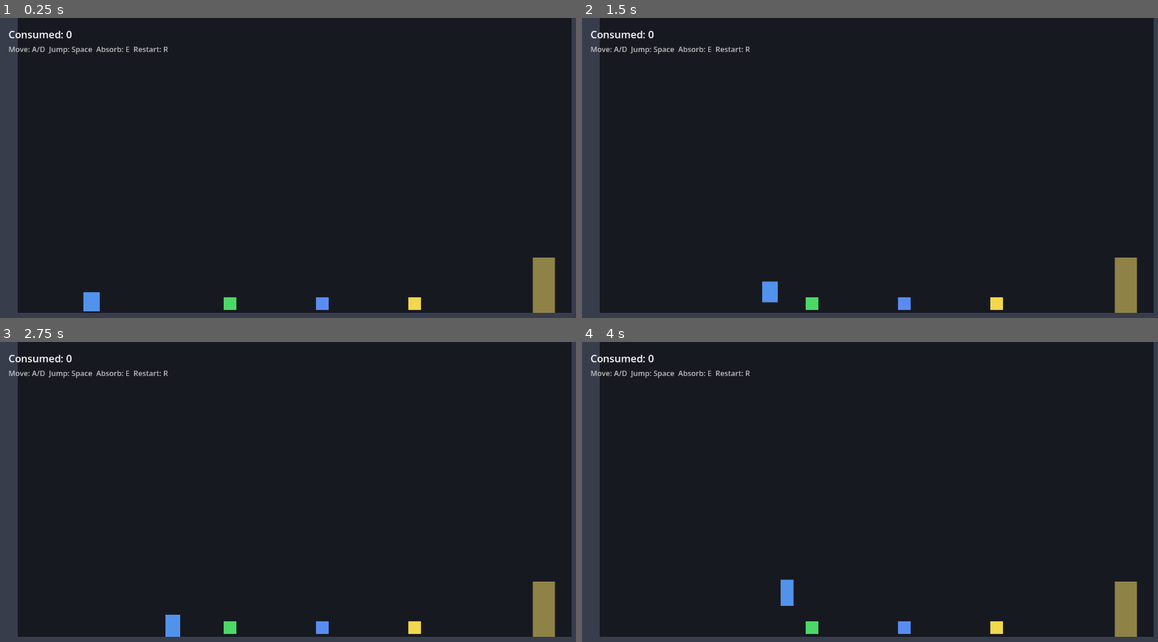
Above: before the commit, frames 1-4 (two rows, left to right).
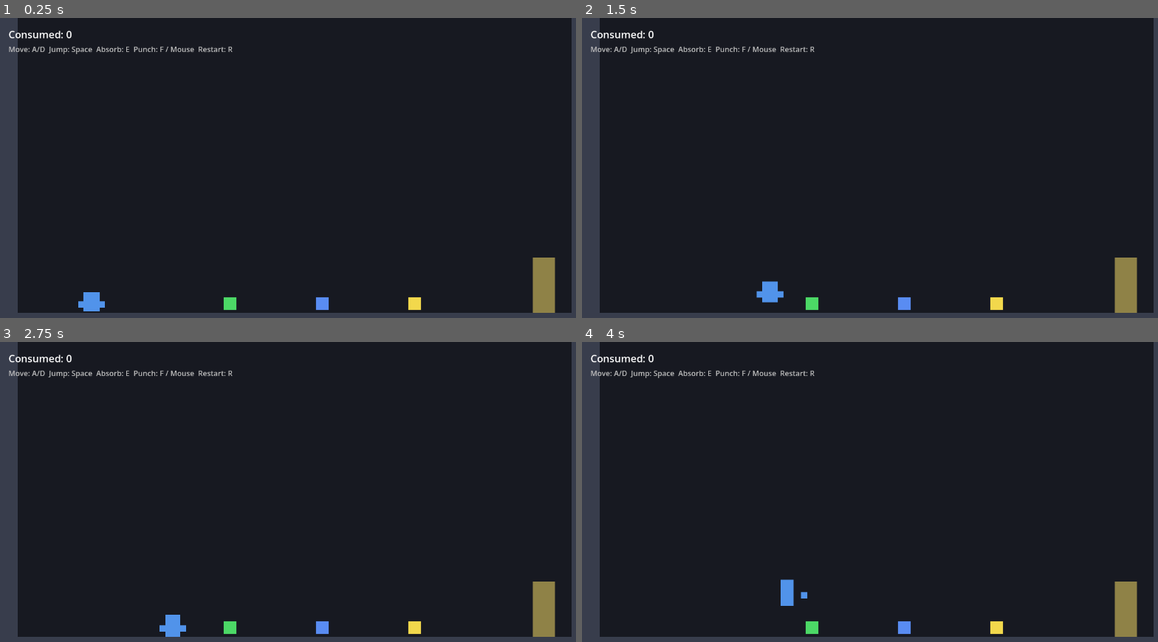
Above: after the commit, the same moments.

Repository: Crazyfer/geims
Game: Godot game, scene res://scenes/PrototypeScene.tscn
Same seed, same stepped clock (60 frames per second), same inputs: the game is played once before the commit and once after it.
Inputs:
- Up to frame 1 (0.25 s): no input
- Up to frame 2 (1.5 s): tap Enter at 0.5 s; hold D (move_right) from 0.53 s (still down); tap F (throw_fists, bound only after the commit) at 0.6 s; tap Space (jump) at 0.77 s; tap E (interact) at 1.35 s
- Up to frame 3 (2.75 s): tap Space (jump) at 1.52 s; tap F (throw_fists, bound only after the commit) at 1.55, 2.1 s; release D (move_right) at 2.03 s; hold A (move_left) from 2.03 s (still down)
- Up to frame 4 (4 s): release A (move_left) at 2.78 s; hold D (move_right) from 2.78 s (still down); tap R at 2.85 s; tap Space (jump) at 3.02, 3.77 s; tap F (throw_fists, bound only after the commit) at 3.05, 3.6 s

The runs differ from the first frame. In frame 1, 0.2% of the frame differs, in the area x 13-41%, y 9-97%; in frame 2, 0.2%, in the area x 23-41%, y 9-94%; in frame 3, 0.2%; in frame 4, 0.2%.

Commit message:
feat: add color absorption transfer and Rayman-style launchable fists
- Player body and both fists tween to the absorbed capsule's color on
  absorption (0.4s parallel fade)
- Two small fists sit on either side of the player body and extend
  forward in facing direction on throw_fists input, then return to rest
- New throw_fists input (F / left mouse / gamepad Y), HUD hint updated

Co-Authored-By: Claude Sonnet 4.6 <noreply@anthropic.com>

Diff:
--- a/project.godot
+++ b/project.godot
@@ -56,6 +56,13 @@
 , Object(InputEventJoypadButton,"resource_local_to_scene":false,"resource_name":"","device":-1,"button_index":2,"pressure":0.0,"pressed":false,"script":null)
 ]
 }
+throw_fists={
+"deadzone": 0.5,
+"events": [Object(InputEventKey,"resource_local_to_scene":false,"resource_name":"","device":-1,"window_id":0,"alt_pressed":false,"shift_pressed":false,"ctrl_pressed":false,"meta_pressed":false,"pressed":false,"keycode":0,"physical_keycode":70,"key_label":0,"unicode":0,"location":0,"echo":false,"script":null)
+, Object(InputEventMouseButton,"resource_local_to_scene":false,"resource_name":"","device":-1,"window_id":0,"alt_pressed":false,"shift_pressed":false,"ctrl_pressed":false,"meta_pressed":false,"button_mask":0,"position":Vector2(0, 0),"global_position":Vector2(0, 0),"factor":1.0,"button_index":1,"canceled":false,"pressed":false,"double_click":false,"script":null)
+, Object(InputEventJoypadButton,"resource_local_to_scene":false,"resource_name":"","device":-1,"button_index":3,"pressure":0.0,"pressed":false,"script":null)
+]
+}
 
 [rendering]
 
--- /dev/null
+++ b/scenes/Fist.tscn
@@ -0,0 +1,8 @@
+[gd_scene format=3 uid="uid://bfist001"]
+
+[ext_resource type="Script" path="res://scripts/fist.gd" id="1_fist"]
+
+[node name="Fist" type="Polygon2D"]
+color = Color(0.32, 0.58, 0.92, 1)
+polygon = PackedVector2Array(-7, -7, 7, -7, 7, 7, -7, 7)
+script = ExtResource("1_fist")
--- a/scenes/Player.tscn
+++ b/scenes/Player.tscn
@@ -2,6 +2,7 @@
 
 [ext_resource type="Script" path="res://scripts/player.gd" id="1_player"]
 [ext_resource type="Script" path="res://scripts/interaction_area.gd" id="2_interact"]
+[ext_resource type="PackedScene" uid="uid://bfist001" path="res://scenes/Fist.tscn" id="3_fist"]
 
 [sub_resource type="RectangleShape2D" id="RectangleShape2D_body"]
 size = Vector2(32, 48)
@@ -25,3 +26,13 @@
 
 [node name="CollisionShape2D" type="CollisionShape2D" parent="InteractionArea"]
 shape = SubResource("RectangleShape2D_reach")
+
+[node name="Fists" type="Node2D" parent="."]
+
+[node name="FistLeft" parent="Fists" instance=ExtResource("3_fist")]
+position = Vector2(-22, 6)
+rest_position = Vector2(-22, 6)
+
+[node name="FistRight" parent="Fists" instance=ExtResource("3_fist")]
+position = Vector2(22, 6)
+rest_position = Vector2(22, 6)
--- a/scenes/PrototypeScene.tscn
+++ b/scenes/PrototypeScene.tscn
@@ -87,7 +87,7 @@
 offset_top = 56.0
 offset_right = 600.0
 offset_bottom = 88.0
-text = "Move: A/D  Jump: Space  Absorb: E  Restart: R"
+text = "Move: A/D  Jump: Space  Absorb: E  Punch: F / Mouse  Restart: R"
 theme_override_font_sizes/font_size = 16
 modulate = Color(0.75, 0.75, 0.75, 1)
 
--- /dev/null
+++ b/scripts/fist.gd
@@ -0,0 +1,44 @@
+extends Polygon2D
+
+@export var rest_position: Vector2 = Vector2.ZERO
+@export var extend_distance: float = 180.0
+@export var extend_speed: float = 1400.0
+@export var return_speed: float = 900.0
+@export var hold_time: float = 0.06
+
+enum State { REST, EXTENDING, HOLD, RETURNING }
+
+var _state: State = State.REST
+var _facing: float = 1.0
+var _extension: float = 0.0
+var _hold_timer: float = 0.0
+
+
+func _ready() -> void:
+	position = rest_position
+
+
+func launch(facing: float) -> void:
+	if _state != State.REST:
+		return
+	_facing = facing
+	_state = State.EXTENDING
+
+
+func _process(delta: float) -> void:
+	match _state:
+		State.EXTENDING:
+			_extension = minf(_extension + extend_speed * delta, extend_distance)
+			if _extension >= extend_distance:
+				_state = State.HOLD
+				_hold_timer = hold_time
+		State.HOLD:
+			_hold_timer -= delta
+			if _hold_timer <= 0.0:
+				_state = State.RETURNING
+		State.RETURNING:
+			_extension = maxf(_extension - return_speed * delta, 0.0)
+			if _extension <= 0.0:
+				_state = State.REST
+
+	position = rest_position + Vector2(_extension * _facing, 0.0)
--- a/scripts/player.gd
+++ b/scripts/player.gd
@@ -8,6 +8,7 @@
 
 @onready var _interaction_area: Area2D = $InteractionArea
 @onready var _visual: Polygon2D = $Visual
+@onready var _fists: Array[Node] = [$Fists/FistLeft, $Fists/FistRight]
 
 var _state: State = State.IDLE
 var _facing: float = 1.0
@@ -46,6 +47,10 @@
 	if Input.is_action_just_pressed("interact"):
 		_try_absorb()
 
+	if Input.is_action_just_pressed("throw_fists"):
+		for fist in _fists:
+			fist.launch(_facing)
+
 	_update_visual(delta)
 
 
@@ -55,9 +60,19 @@
 	var target: Node = _interaction_area.current_target
 	if target == null or not target.has_method("absorb"):
 		return
+	var absorbed_color: Color = target.capsule_color
 	_absorb_lock = true
 	_play_absorb_animation()
 	target.absorb()
+	_tint_to(absorbed_color)
+
+
+func _tint_to(color: Color) -> void:
+	var tween: Tween = create_tween()
+	tween.set_parallel(true)
+	tween.tween_property(_visual, "color", color, 0.4)
+	for fist in _fists:
+		tween.tween_property(fist, "color", color, 0.4)
 
 
 func _play_absorb_animation() -> void:
Not shown, added: scripts/fist.gd.uid
Not shown, added: scripts/goal_area.gd.uid
